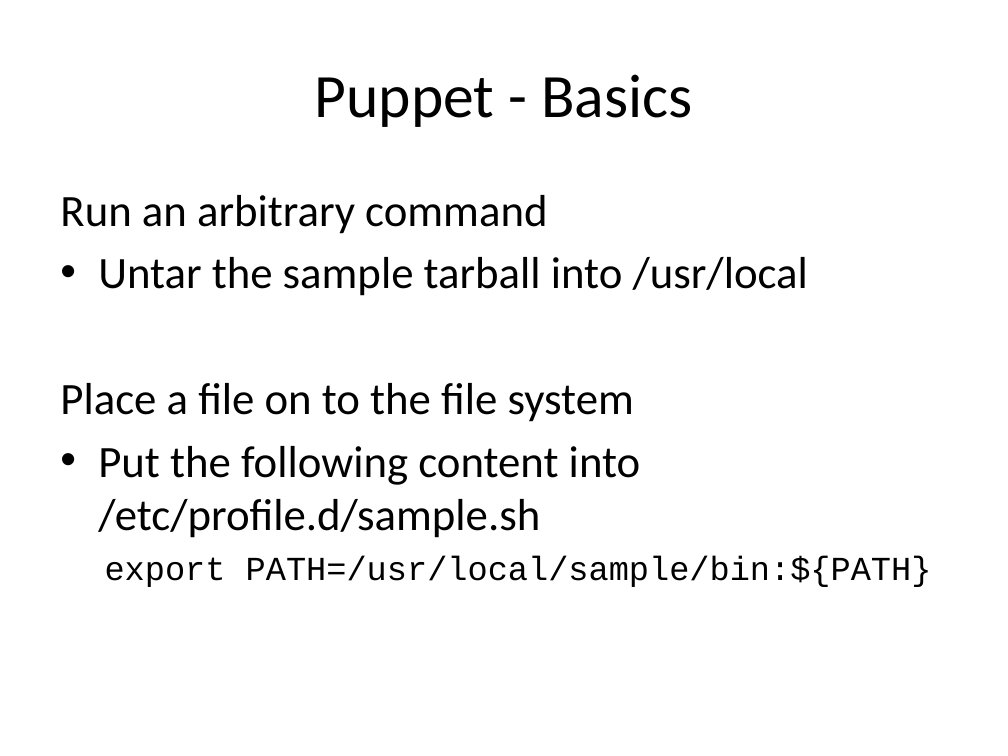
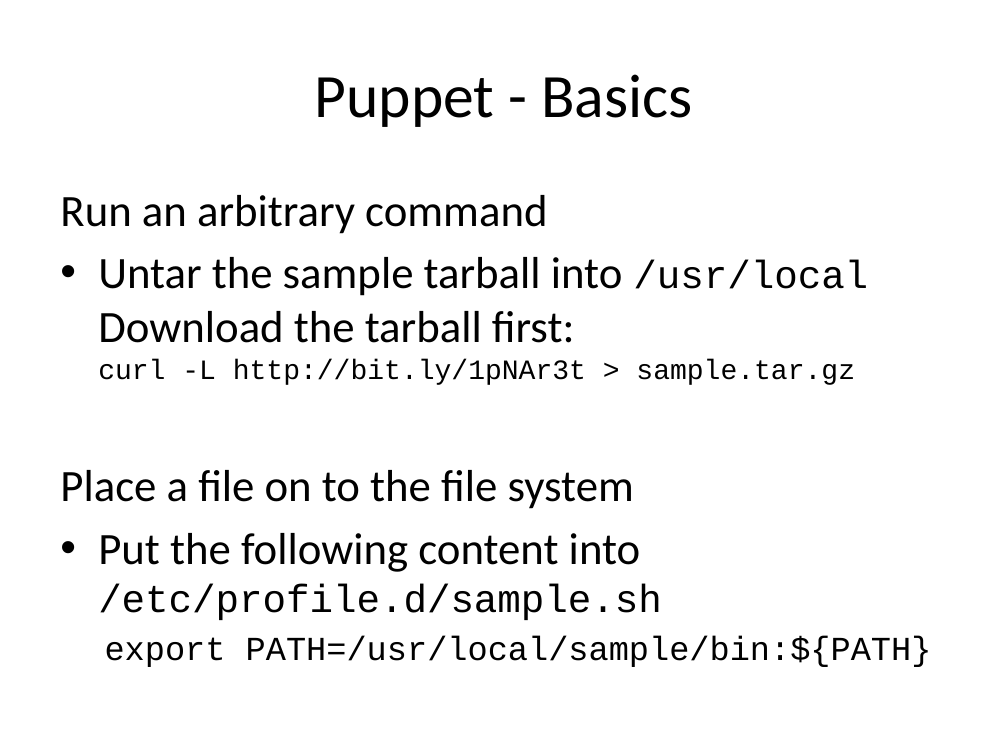
Before and after one commit to andeemarks/xconf-sydney-2014-workshops, a slide deck: slide 10 of 01-provision/xconf-sydney-2014-provision.pptx. Drawn at 1008x756 pixels with LibreOffice and Linux fonts; fonts in the diff are those of the drawing. Boxes give left, top, right and bottom in pixels: in the first picture for what was removed or moved away, otherwise in the second. Text is boxed around its words. In the diff, an @@ line names an element or a change of style, - is before the commit and + after.

```diff
--- a/01-provision/xconf-sydney-2014-provision.pptx
+++ b/01-provision/xconf-sydney-2014-provision.pptx
@@ text at [98,257,868,385]: text changed; font Calibri to Courier New @@
-• Untar the sample tarball into /usr/local
+• Untar the sample tarball into /usr/local
+  Download the tarball first:
+  curl -L http://bit.ly/1pNAr3t > sample.tar.gz
@@ text at [98,533,662,620]: size 32 to 28 pt, font Calibri to Courier New in "/etc/profile.d/sample.sh" @@
```
Also in this commit, not shown: 4 other slides changed, 10 slides added.
